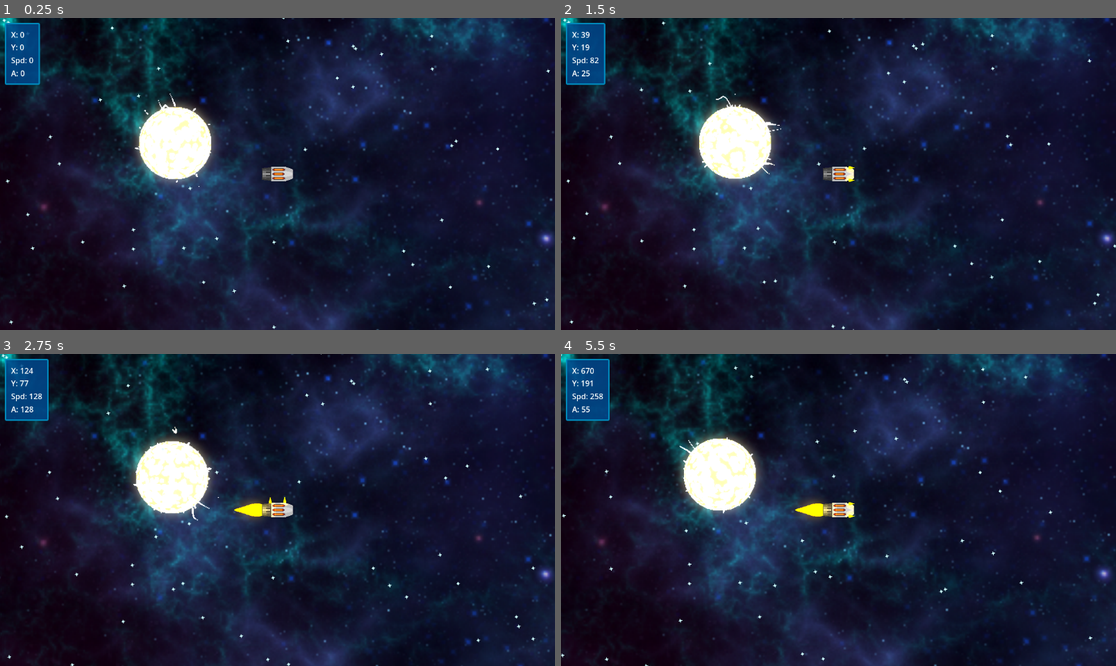
Above: before the commit, frames 1-4 (two rows, left to right).
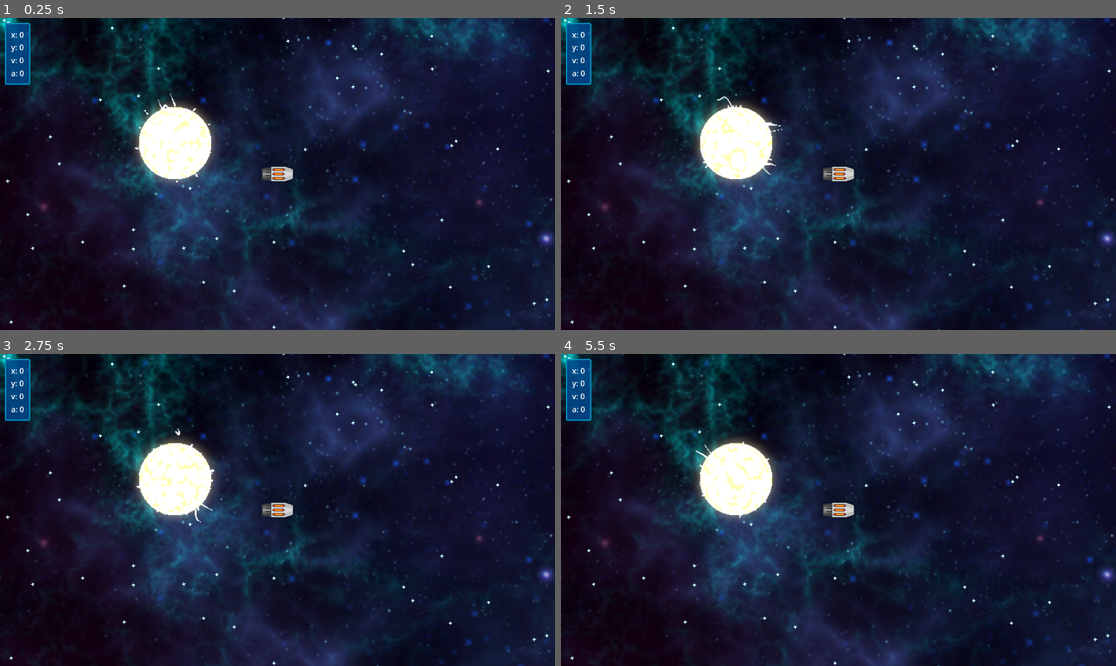
Above: after the commit, the same moments.

Repository: Bugwan91/AstroRealm2D
Game: Godot game, scene res://levels/main/MainScene.tscn
The game is run twice, just before and just after one commit, with the same random seed, the same clock (stepped at 60 frames per second) and the same inputs.
Inputs:
- Up to frame 1 (0.25 s): no input
- Up to frame 2 (1.5 s): hold E (throtle_right) 0.53-1.28 s; hold Shift (main_engine) 0.53-1.28 s; hold S (throtle_back) from 1.28 s (still down); tap Shift (main_engine) at 1.35 s
- Up to frame 3 (2.75 s): release S (throtle_back) at 2.03 s; hold E (throtle_right) from 2.03 s (still down); hold Shift (main_engine) from 2.03 s (still down)
- Up to frame 4 (5.5 s): release E (throtle_right) at 2.78 s; release Shift (main_engine) at 2.78 s; hold W (throtle_forward) 2.78-3.53 s; tap Shift (main_engine) at 2.85, 4.35 s; hold Shift (main_engine) 3.53-4.28 s; hold Q (throtle_left) 3.53-5.03 s; hold S (throtle_back) from 5.03 s (still down); hold Shift (main_engine) from 5.03 s (still down)

The runs differ from the first frame. In frame 1, 0.5% of the frame differs, in the area x 2-8%, y 1-22%; in frame 2, 1.7%; in frame 3, 3.1%; in frame 4, 7.0%, in the area x 0-100%, y 0-100%.
Error after the commit: Parse Error: Class "Ship" hides a global script class. (res://levels/ship/ship.gd:3)

Commit message:
Thruster can be swithced off; code reorganization

Diff:
--- a/levels/ship/Ship.gd
+++ b/levels/ship/Ship.gd
@@ -2,8 +2,8 @@
 
 class_name Ship
 
-@export var _engine_thrust: float
-@export var _maneuver_thrust: float
+@export var _main_thrust: float = 100
+@export var _maneuver_thrust: float = 50
 
 @onready var _thrusters: Thrusters = $Thrusters
 @onready var _main_state = get_node("/root/MainState")
@@ -14,19 +14,18 @@
 var _time_delta = 0
 
 func _ready():
-	_thrusters.setup(_engine_thrust, _maneuver_thrust)
-	_init_thruster_forces()
+	_init_thrusters()
 
 func _process(delta):
 	_update_main_state(delta)
 
 func _physics_process(delta):
 	for force in _forces:
-		#var force = _forces[id] as Force
 		if force.force.length() != 0:
 			apply_force(force.force, force.position)
 
-func _init_thruster_forces():
+func _init_thrusters():
+	_thrusters.setup(_main_thrust, _maneuver_thrust)
 	_forces.resize(9)
 	_forces[Thrusters.ID.MAIN] = Force.new()
 	_forces[Thrusters.ID.FL] = Force.new()
@@ -41,16 +40,6 @@
 func _add_force(id: int, position: Vector2, force: Vector2):
 	_forces[id].position = position.rotated(rotation)
 	_forces[id].force = force.rotated(rotation)
-
-func _update_main_state(delta):
-	var speed = linear_velocity.length()
-	_main_state.ship_position = position
-	_main_state.ship_speed = speed
-	_time_delta += delta
-	if _time_delta >= 0.1:
-		_main_state.ship_acceleration = (speed - _previous_speed) / 0.1
-		_time_delta = 0
-		_previous_speed = speed
 
 func _on_main_engine_input(value):
 	_thrusters.apply(Thrusters.Action.MAIN, value)
@@ -73,6 +62,16 @@
 func _on_turn_right_input(value):
 	_thrusters.apply(Thrusters.Action.TURN_RIGHT, value)
 
+func _update_main_state(delta):
+	var speed = linear_velocity.length()
+	_main_state.ship_position = position
+	_main_state.ship_speed = speed
+	_time_delta += delta
+	if _time_delta >= 0.5:
+		_main_state.ship_acceleration = (speed - _previous_speed) / 0.5
+		_time_delta = 0
+		_previous_speed = speed
+
 class Force:
 	var position: Vector2 = Vector2.ZERO
 	var force: Vector2 = Vector2.ZERO
--- a/levels/ship/ship.tscn
+++ b/levels/ship/ship.tscn
@@ -1,6 +1,6 @@
 [gd_scene load_steps=18 format=3 uid="uid://ce1dw618jykrb"]
 
-[ext_resource type="Script" path="res://levels/ship/Ship.gd" id="1_sfbv2"]
+[ext_resource type="Script" path="res://levels/ship/ship.gd" id="1_05imn"]
 [ext_resource type="Texture2D" uid="uid://bma47ok67e74c" path="res://assets/my/Engine_01.png" id="2_egq1q"]
 [ext_resource type="Script" path="res://levels/ship/thruster.gd" id="3_2lgbi"]
 [ext_resource type="Texture2D" uid="uid://bsmwulpgvt64l" path="res://assets/my/Engine_Flame_01.png" id="3_5730x"]
@@ -77,9 +77,7 @@
 }]
 
 [node name="Ship" type="RigidBody2D"]
-script = ExtResource("1_sfbv2")
-_engine_thrust = 100.0
-_maneuver_thrust = 25.0
+script = ExtResource("1_05imn")
 
 [node name="Model" type="Sprite2D" parent="."]
 texture_filter = 1
@@ -119,7 +117,7 @@
 texture_scale = 2.0
 
 [node name="FL" type="Node2D" parent="Thrusters"]
-position = Vector2(21, -13)
+position = Vector2(31, -9)
 script = ExtResource("3_2lgbi")
 
 [node name="Flame" type="AnimatedSprite2D" parent="Thrusters/FL"]
@@ -137,7 +135,7 @@
 texture_scale = 2.0
 
 [node name="FR" type="Node2D" parent="Thrusters"]
-position = Vector2(21, 13)
+position = Vector2(31, 9)
 script = ExtResource("3_2lgbi")
 
 [node name="Flame" type="AnimatedSprite2D" parent="Thrusters/FR"]
--- a/levels/ship/thruster.gd
+++ b/levels/ship/thruster.gd
@@ -5,7 +5,12 @@
 signal thrust_changed(id: int, position: Vector2, force: Vector2)
 
 @onready var _flame: Node2D = $Flame
-@export var on: bool = true
+@export var on: bool = true:
+	get:
+		return on
+	set(value):
+		on = value
+		_throttle = 0
 
 var _power: float = 0
 var _id: int = -1
--- a/ui/acceleration_label.gd
+++ b/ui/acceleration_label.gd
@@ -6,4 +6,4 @@
 	text = "Acceleration"
 
 func _process(delta):
-	text = "A: " + str(_main_state.ship_acceleration).pad_decimals(0)
+	text = "a: " + str(_main_state.ship_acceleration).pad_decimals(0)
--- a/ui/position_label.gd
+++ b/ui/position_label.gd
@@ -6,4 +6,4 @@
 	text = "Position"
 
 func _process(delta):
-	text = "X: " + str(_main_state.ship_position.x).pad_decimals(0) + "\nY: " + str(_main_state.ship_position.y).pad_decimals(0)
+	text = "x: " + str(_main_state.ship_position.x).pad_decimals(0) + "\ny: " + str(_main_state.ship_position.y).pad_decimals(0)
--- a/ui/speed_label.gd
+++ b/ui/speed_label.gd
@@ -6,4 +6,4 @@
 	text = "Speed"
 
 func _process(delta):
-	text = "Spd: " + str(_main_state.ship_speed).pad_decimals(0)
+	text = "v: " + str(_main_state.ship_speed).pad_decimals(0)
